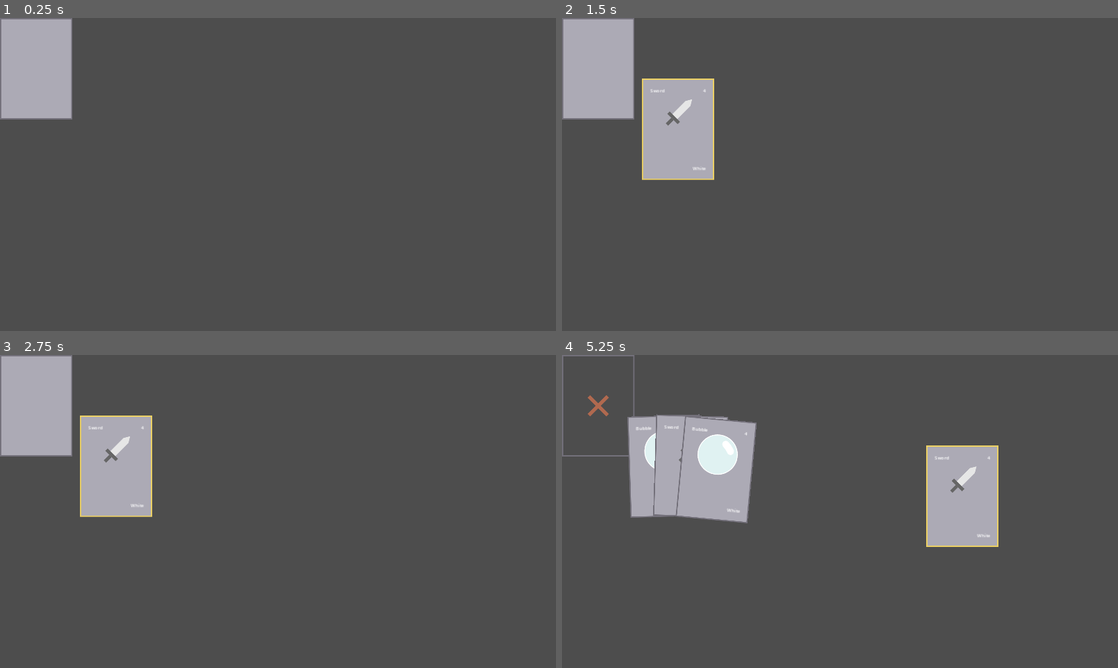
Above: before the commit, frames 1-4 (two rows, left to right).
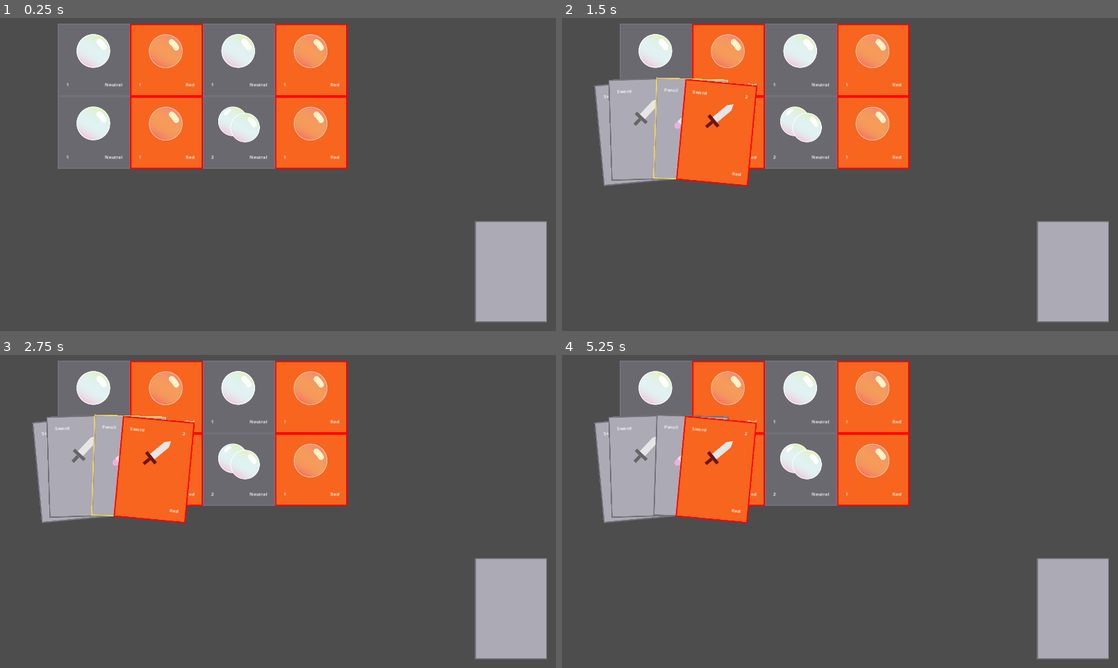
Above: after the commit, the same moments.

Repository: ruthieedwards/agbic2023
Game: Godot game, scene res://Scenes/PlaySpace.tscn
Two runs of this game, one before a commit and one after it. Both use one fixed random seed, a clock stepped at 60 frames per second and the inputs below.
Inputs (mouse positions are in pixels of both pictures, inside the frame that each line leads up to; where the layout moved, square brackets give the same spot in the first picture):
- Up to frame 1 (0.25 s): no input
- Up to frame 2 (1.5 s): click (1073, 271) [600, 68] at 0.5 s; click (678, 127) at 1.27 s
- Up to frame 3 (2.75 s): click (116, 467) at 2.02 s
- Up to frame 4 (5.25 s): click (1073, 608) [600, 405] at 2.75 s; click (600, 405) at 3.52 s; click (1073, 608) [600, 405] at 4.25 s; move the mouse to (962, 495) at 5.02 s; press the mouse at (962, 495) at 5.03 s

The runs differ from the first frame. In frame 1, 32% of the frame differs, in the area x 0-99%, y 0-98%; in frame 2, 31%; in frame 3, 31%; in frame 4, 32%.
Error after the commit: Modulo by zero error in operator '%'. (res://Playspace.gd:84)

Commit message:
bubble grid generation

Diff:
--- a/Data/CardDatabase.gd
+++ b/Data/CardDatabase.gd
@@ -2,19 +2,17 @@
 # Unitinfo = [Type, Power, Simple Name, Color, Special Text]
 # Eventinfo = [Type, Cost, Effect]
 
-enum {BubbleWhite, SwordWhite, BubbleWhite2, SwordWhite2}
+enum {SwordWhite, SwordRed, PencilWhite}
 
 const DATA = {
-	BubbleWhite :
-		["Enemy", 4, "Bubble", "White", ""],
 
 	SwordWhite :
 		["Weapon", 4, "Sword", "White", ""],
 
-	BubbleWhite2 :
-		["Enemy", 2, "Bubble", "White", ""],
+	SwordRed :
+		["Weapon", 2, "Sword", "Red", ""],
 
-	SwordWhite2 :
-		["Weapon", 2, "Sword", "White", ""],
+	PencilWhite :
+		["Weapon", 2, "Pencil", "White", ""],
 
 }
--- /dev/null
+++ b/Data/EnemyDatabase.gd
@@ -0,0 +1,18 @@
+extends Node
+# Unitinfo = [Type, Power, Simple Name, Color, Special Text]
+# Eventinfo = [Type, Cost, Effect]
+
+enum {Bubble1White, Bubble2White, Bubble1Red}
+
+const DATA = {
+
+	Bubble1White :
+		["Enemy", 1, "Bubble", "Neutral", ""],
+
+	Bubble2White :
+		["Enemy", 2, "Bubble", "Neutral", ""],
+
+	Bubble1Red :
+		["Enemy", 1, "Bubble", "Red", ""],
+
+}
--- a/Playspace.gd
+++ b/Playspace.gd
@@ -6,7 +6,11 @@
 #const cardSize = Vector2(125,175) # enable if you need to resize the cards to half size
 const cardBase = preload("res://Scenes/CardBase.tscn")
 @onready var playerHand = preload ("res://Scripts/PlayerHand.gd")
+@onready var enemyHand = preload ("res://Scripts/EnemyHand.gd")
+@onready var enemy = preload ("res://Scenes/Enemy.tscn")
 @onready var playerHandTemp = playerHand.new()
+@onready var enemyHandTemp = enemyHand.new()
+
 var randomCardSelected = []
 @onready var deckSize = playerHandTemp.cardList.size()
 
@@ -27,11 +31,13 @@
 var isDealingCard = false
 
 @onready var deckPosition = $Deck.position
+#var isEnemyBeingAttacked
 
 # i feel like this shouldn't be here but it is
 enum{
+	discarded,
 	inHand,
-	inPlay,
+	attacking,
 	inMouse,
 	focusedInHand,
 	movingDrawnCardToHand,
@@ -41,7 +47,34 @@
 
 # Called when the node enters the scene tree for the first time.
 func _ready():
-	pass # Replace with function body.
+	generateEnemyGrid()
+	#deal 3 cards
+	await get_tree().create_timer(.5).timeout
+	drawACard()
+	await get_tree().create_timer(.25).timeout
+	drawACard()
+	await get_tree().create_timer(.25).timeout
+	drawACard()
+
+func generateEnemyGrid():
+	for e in enemyHandTemp.enemyCardList.size():
+		print("emeyCardList size=  ",enemyHandTemp.enemyCardList.size())
+		drawAnEnemy(e, enemyHandTemp.enemyCardList[e-1])
+		pass
+
+	for e in $EnemyCards.get_children():
+		e.visible = true
+		#position them somewhere
+#		e.scale *= .5 #if need to scale
+
+func drawAnEnemy(enemyNum, enemyName):
+	var newEnemy = enemy.instantiate()
+#	enemyNum -= 1
+#	newEnemy.position = get_viewport().size*.05 + Vector2(200,0) #change this
+	newEnemy.position.x = enemyNum % 4 * 250 + 200
+	newEnemy.position.y = floor(enemyNum / 4) * 250 + 20
+	newEnemy.cardName = enemyHandTemp.enemyCardList[enemyNum]
+	$EnemyCards.add_child(newEnemy)
 
 
 func drawACard():
@@ -54,9 +87,13 @@
 	#place the card along an oval
 	ovalAngleVector = Vector2(horizRadius * cos(cardAngle), - vertRadius * sin(cardAngle))
 	#newCard.startPos = $Deck.position - newCard.size/2
-	newCard.startPos = $Deck.position - cardSize/2 #  #bugfix
+	newCard.startPos = deckPosition - cardSize/2 #  #bugfix
+	print("deck pos = ",deckPosition)
+	print("newCard.startPos = ",newCard.startPos)
 	newCard.targetPos = centerCardOval + ovalAngleVector - cardSize/2 #idk why i added /2 but it works
 	newCard.defaultCardPos = newCard.targetPos #sets a default position for when un-focusing it
+	print("newCard.targetPos = ",newCard.targetPos)
+	print("newCard.defaultCardPos = ",newCard.defaultCardPos)
 	newCard.startRot = 0
 	newCard.targetRot = (PI/2 - cardAngle)/4
 	newCard.scale *= cardSize/newCard.size #enable if scaling needed
@@ -90,6 +127,7 @@
 
 #	new_card.scale *= cardSize/new_card.size # enable if you need to resize the cards
 	$CardsInHand.add_child(newCard)
+	newCard.position = newCard.startPos
 #	print("newCard name: ",newCard.cardName)
 #	print("Cards Group Count =", $Cards.get_child_count())
 	playerHandTemp.cardList.erase(playerHandTemp.cardList[randomCardSelected])
--- /dev/null
+++ b/Scenes/Enemy.tscn
@@ -0,0 +1,73 @@
+[gd_scene load_steps=3 format=3 uid="uid://cdx11c322mla3"]
+
+[ext_resource type="Texture2D" uid="uid://ij134wvjipwq" path="res://Art/Cards/Enemy/Bubble2White.png" id="1_an8kp"]
+[ext_resource type="Script" path="res://Scripts/Enemy.gd" id="1_ieyo5"]
+
+[node name="Enemy" type="MarginContainer"]
+offset_right = 250.0
+offset_bottom = 250.0
+script = ExtResource("1_ieyo5")
+
+[node name="ImageContainer" type="MarginContainer" parent="."]
+custom_minimum_size = Vector2(250, 250)
+layout_mode = 2
+theme_override_constants/margin_left = 250
+theme_override_constants/margin_top = 250
+
+[node name="CardImg" type="Sprite2D" parent="ImageContainer"]
+texture = ExtResource("1_an8kp")
+centered = false
+
+[node name="Bars" type="VBoxContainer" parent="."]
+layout_mode = 2
+
+[node name="TopGap" type="MarginContainer" parent="Bars"]
+custom_minimum_size = Vector2(0, 25)
+layout_mode = 2
+
+[node name="MidGap" type="MarginContainer" parent="Bars"]
+layout_mode = 2
+size_flags_vertical = 3
+
+[node name="BottomBar" type="HBoxContainer" parent="Bars"]
+layout_mode = 2
+
+[node name="LeftGap" type="MarginContainer" parent="Bars/BottomBar"]
+custom_minimum_size = Vector2(25, 0)
+layout_mode = 2
+
+[node name="Power" type="MarginContainer" parent="Bars/BottomBar"]
+layout_mode = 2
+
+[node name="CenterContainer" type="CenterContainer" parent="Bars/BottomBar/Power"]
+layout_mode = 2
+
+[node name="Power" type="Label" parent="Bars/BottomBar/Power/CenterContainer"]
+layout_mode = 2
+text = "2"
+
+[node name="MidGap" type="MarginContainer" parent="Bars/BottomBar"]
+layout_mode = 2
+size_flags_horizontal = 3
+
+[node name="Color" type="MarginContainer" parent="Bars/BottomBar"]
+layout_mode = 2
+
+[node name="BG" type="NinePatchRect" parent="Bars/BottomBar/Color"]
+layout_mode = 2
+
+[node name="CenterContainer" type="CenterContainer" parent="Bars/BottomBar/Color"]
+layout_mode = 2
+
+[node name="Color" type="Label" parent="Bars/BottomBar/Color/CenterContainer"]
+layout_mode = 2
+text = "White
+"
+
+[node name="RightGap" type="MarginContainer" parent="Bars/BottomBar"]
+custom_minimum_size = Vector2(25, 0)
+layout_mode = 2
+
+[node name="BottomGap" type="MarginContainer" parent="Bars"]
+custom_minimum_size = Vector2(0, 25)
+layout_mode = 2
--- a/Scenes/PlaySpace.tscn
+++ b/Scenes/PlaySpace.tscn
@@ -11,8 +11,6 @@
 
 [node name="EnemyCards" type="Node" parent="."]
 
-[node name="Enemies" type="Node" parent="EnemyCards"]
-
 [node name="CardsInHand" type="Node" parent="."]
 
 [node name="BackgroundImage" type="Sprite2D" parent="."]
@@ -20,6 +18,8 @@
 texture = ExtResource("2_a48r0")
 
 [node name="Deck" type="Node2D" parent="."]
+position = Vector2(1640, 700)
+metadata/_edit_group_ = true
 
 [node name="DeckDraw" type="TextureButton" parent="Deck"]
 offset_right = 40.0
--- a/Scripts/CardBase.gd
+++ b/Scripts/CardBase.gd
@@ -22,7 +22,7 @@
 var isTweening = false
 var isSettingUp = true
 var startScale = Vector2(0,0)
-var zoomScale = 1.2
+var zoomScale = 1.1
 @onready var originalScale = scale
 var defaultCardPos = Vector2(0,0)
 var isReorganizingNeighbors = true
@@ -30,24 +30,63 @@
 var cardNumInHand
 var neighborCard
 var isMovingNeighborCard = false
-var cardJustSelected = false
+var cardIsSelected = false
 var lastCardState
+var isMovingIntoPlay = false
 
 func _input(event):
 	match currentCardState:
-		focusedInHand, inMouse, inPlay:
+		focusedInHand, inMouse, attacking:
 			if event.is_action_pressed("leftclick"): #pick up card
-				if cardJustSelected == false:
+				if cardIsSelected == false:
+					print ("picked up card")
 					lastCardState = currentCardState #record whether the card was selected from hand or play
 					currentCardState = inMouse
 					isSettingUp = true
-					cardJustSelected = true
-
+					cardIsSelected = true
+			if event.is_action_released("leftclick") || event.is_action_pressed("escape"):
+				print ("released mouse")
+				if cardIsSelected == true:
+					if lastCardState == focusedInHand: #if it was previously in the hand, let it attack
+						var enemyCards = $"../../EnemyCards"
+#						var isEnemyBeingAttacked = $"../../".isEnemyBeingAttacked
+#						for i in range(enemyCards.get_child_count()):
+						for i in enemyCards.get_children():
+#							if isEnemyBeingAttacked[e] == true:
+							print ("running a")
+#							if i.isEnemyBeingAttacked == false: #should switch this to signal?
+#							print ("running b")
+							var enemyPos = i.position
+							var enemySize = i.size
+							var mousePos = i.get_local_mouse_position() #gets mouse pos relative to enemy being attacked
+							print ("mouse pos: ",mousePos)
+							if mousePos.x > 0 && mousePos.y > 0 && mousePos.x < enemySize.x && mousePos.y < enemySize.y:
+								print ("attempting to attack card")
+								isSettingUp = true
+								isMovingIntoPlay = true
+#								targetPos = enemyPos #change pos if needed
+								currentCardState = attacking
+
+								# DO ALL THE STUFF HERE???
+								##################
+#								i.queue_free() #destroys the enemy
+#								queue_free() #destroys the player's card
+								#animate
+								#change deck size
+								break #break just in case
+
+						if currentCardState != attacking:
+							isSettingUp = true
+							targetPos = defaultCardPos
+							currentCardState = reorganizingHand
+							cardIsSelected = false
+#					else: #this is where the tutorial does damage
 
 
 enum{
+	discarded,
 	inHand,
-	inPlay,
+	attacking,
 	inMouse,
 	focusedInHand,
 	movingDrawnCardToHand,
@@ -60,8 +99,6 @@
 #@onready var cardInfo = cardDatabase.DATA[cardDatabase.get(cardName)]
 #var cardImg = str("res://art/cards/backgrounds/",cardInfo[0],"/",Cardname,".png")
 #@onready var cardImg = str("res://Art/Cards/",cardInfo[0],"/",cardName,".png")
-
-# repeating the state engine here
 
 
 func _ready(): #called when node enters the scene tree
@@ -88,17 +125,27 @@
 
 func _physics_process(delta):
 	match currentCardState:
+		discarded:
+			pass
+#			print ("discarded")
+
+
 		inHand:
 			pass
-		inPlay:
-			pass
+
+
+		attacking:
+			print("attack!")
+			# do stuff
+			currentCardState = discarded
+
 
 
 		inMouse:
 			if isSettingUp == true:
 				SetupTransition()
 			if t <= 1:
-				position = startPos.lerp(get_global_mouse_position() - $"../../".cardSize,t) # move to target position
+				position = startPos.lerp(get_global_mouse_position() - $"../../".cardSize/2,t) # move to target position
 				rotation = startRot * (1-t) + 0*t
 				scale = startScale * (1-t) + originalScale*t #scale to original scale
 				t += delta/float(moveToMouseTime) # set transition time with organizeTime
--- /dev/null
+++ b/Scripts/Enemy.gd
@@ -0,0 +1,36 @@
+extends MarginContainer
+
+var isEnemyBeingAttacked = false
+var cardName
+var power
+var simpleName
+var colorName
+var specialText
+
+# Called when the node enters the scene tree for the first time.
+func _ready():
+	var cardSize = size
+	var cardInfo = enemyDatabase.DATA[enemyDatabase.get(cardName)] #enemyDatabase autoloads globally
+#	var cardInfo = cardDatabase.DATA[cardDatabase.get(cardName)]
+#	var cardImg = str("res://Art/Cards/",cardInfo[0],"/",cardName,".png") #loads image
+
+#	cardName = cardInfo[0]
+	power = cardInfo[1]
+	simpleName = str(cardInfo[2])
+	colorName = str(cardInfo[3])
+	specialText = str(cardInfo[4])
+
+	var cardImg = str("res://Art/Cards/Enemy/",cardName,".png") #loads image
+	print("res://Art/Cards/Enemy/",cardName,".png")
+	$ImageContainer/CardImg.texture = load(cardImg) #sets image as texture
+#	$ImageContainer/CardImg.scale *= $ImageContainer.get_minimum_size() / $ImageContainer/CardImg.texture.get_size()   #scale if needed, idk if these are the right methods anyway
+	$Bars/BottomBar/Power/CenterContainer/Power.text = str(power)
+	$Bars/BottomBar/Color/CenterContainer/Color.text = colorName
+
+
+
+
+
+# Called every frame. 'delta' is the elapsed time since the previous frame.
+func _process(delta):
+	pass
--- /dev/null
+++ b/Scripts/EnemyHand.gd
@@ -0,0 +1 @@
+var enemyCardList = ["Bubble1White", "Bubble1Red", "Bubble1White", "Bubble1Red", "Bubble1White", "Bubble1Red", "Bubble2White", "Bubble1Red"]
--- a/Scripts/PlayerHand.gd
+++ b/Scripts/PlayerHand.gd
@@ -1 +1 @@
-var cardList = ["SwordWhite", "BubbleWhite", "SwordWhite", "BubbleWhite"]
+var cardList = ["SwordWhite", "SwordWhite", "PencilWhite", "SwordRed"]
--- a/project.godot
+++ b/project.godot
@@ -18,6 +18,7 @@
 [autoload]
 
 cardDatabase="*res://Data/CardDatabase.gd"
+enemyDatabase="*res://Data/EnemyDatabase.gd"
 
 [display]
 
@@ -33,6 +34,11 @@
 "events": [Object(InputEventMouseButton,"resource_local_to_scene":false,"resource_name":"","device":-1,"window_id":0,"a …(241 unchanged characters)…
 ]
 }
+escape={
+"deadzone": 0.5,
+"events": [Object(InputEventKey,"resource_local_to_scene":false,"resource_name":"","device":-1,"window_id":0,"alt_pressed":false,"shift_pressed":false,"ctrl_pressed":false,"meta_pressed":false,"pressed":false,"keycode":0,"physical_keycode":4194305,"key_label":0,"unicode":0,"echo":false,"script":null)
+]
+}
 
 [rendering]
 
Binary file added: Art/Cards/Enemy/Bubble1Red.png
Not shown, added: Art/Cards/Enemy/Bubble1Red.png.import
Binary file added: Art/Cards/Enemy/Bubble1White.png
Not shown, added: Art/Cards/Enemy/Bubble1White.png.import
Binary file added: Art/Cards/Enemy/Bubble2White.png
Not shown, added: Art/Cards/Enemy/Bubble2White.png.import
Binary file added: Art/Cards/Weapon/PencilWhite.png
Not shown, added: Art/Cards/Weapon/PencilWhite.png.import
Binary file added: Art/Cards/Weapon/SwordRed.png
Not shown, added: Art/Cards/Weapon/SwordRed.png.import
